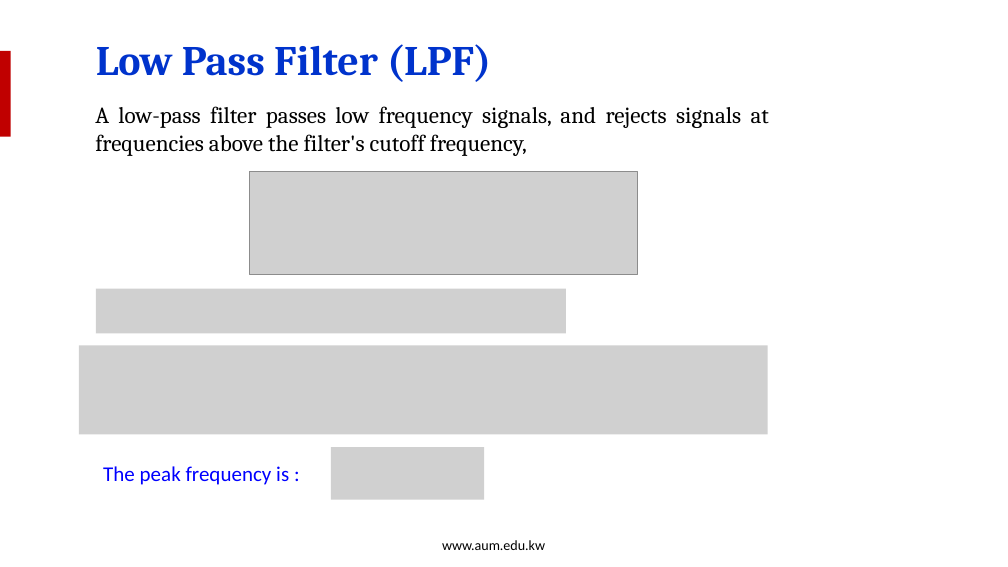
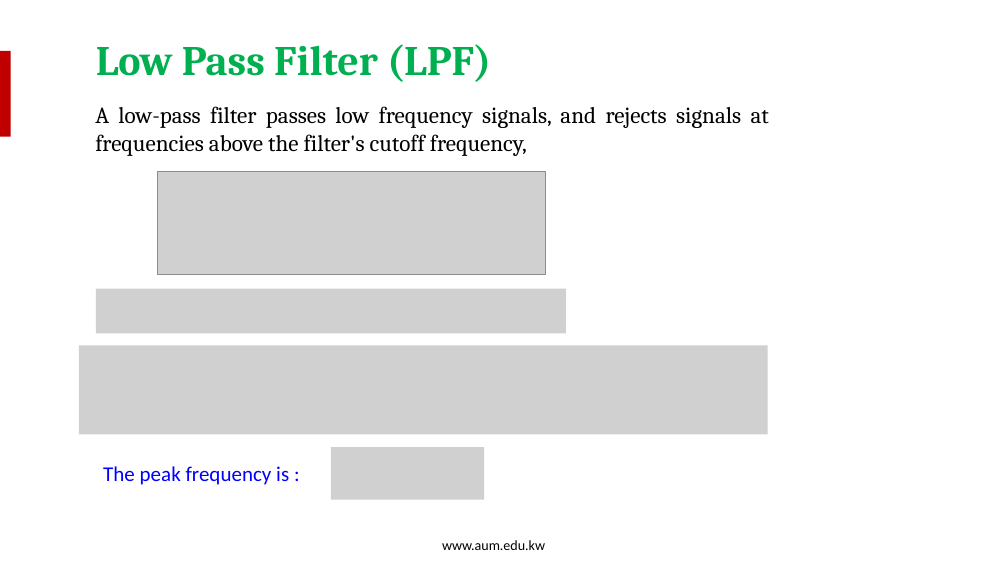
Before and after one commit to salmanrazzaq1993/AUM-WORK, a slide deck: slide 11 of PP WORK/Instructor Version/Week 6/Week 6 Lecture 2 - Filters part A.pptx. Drawn at 1008x567 pixels with LibreOffice and Linux fonts; fonts in the diff are those of the drawing; grey boxes stand for pictures; background and template pictures are left out. Boxes give left, top, right and bottom in pixels: in the first picture for what was removed or moved away, otherwise in the second. Text is boxed around its words. In the diff, an @@ line names an element or a change of style, - is before the commit and + after.

```diff
--- a/PP WORK/Instructor Version/Week 6/Week 6 Lecture 2 - Filters part A.pptx
+++ b/PP WORK/Instructor Version/Week 6/Week 6 Lecture 2 - Filters part A.pptx
@@ text "Low Pass Filter (LPF)" at (96,44,491,82): text colour #0033CC to #00B050 @@
@@ picture: place and size @@
-picture at (250,172,637,274)
+picture at (158,172,545,274)
```
Also in this commit, not shown: 15 other slides changed, 4 slides added.
